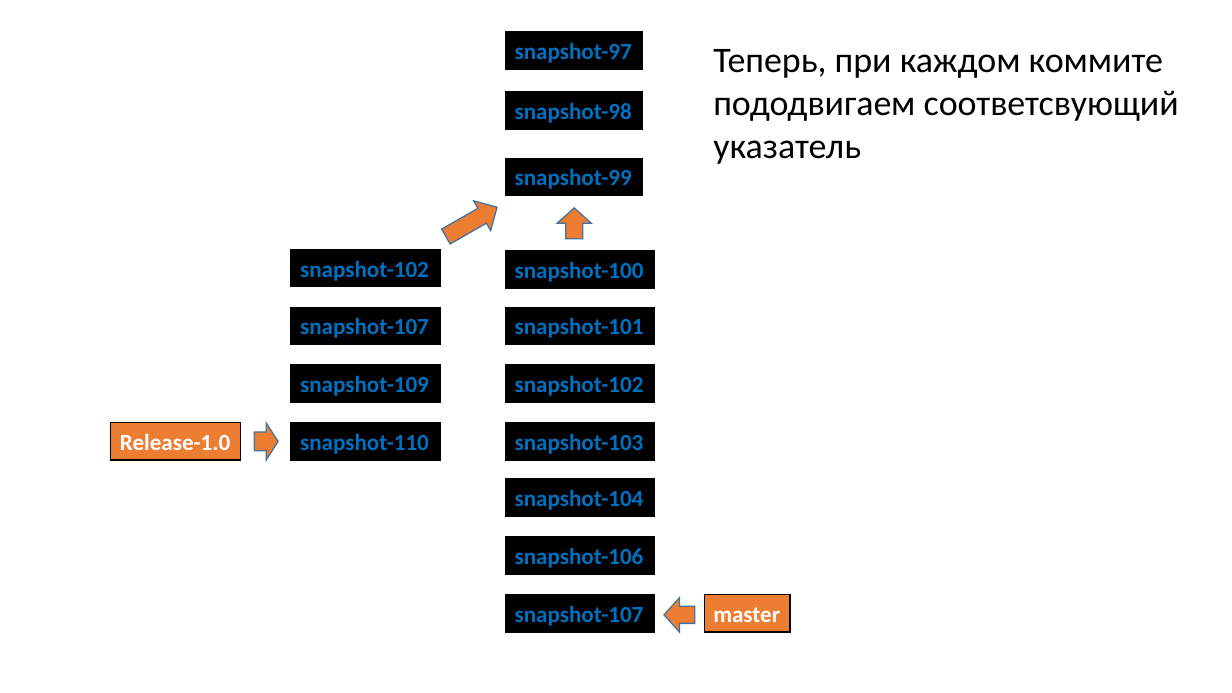
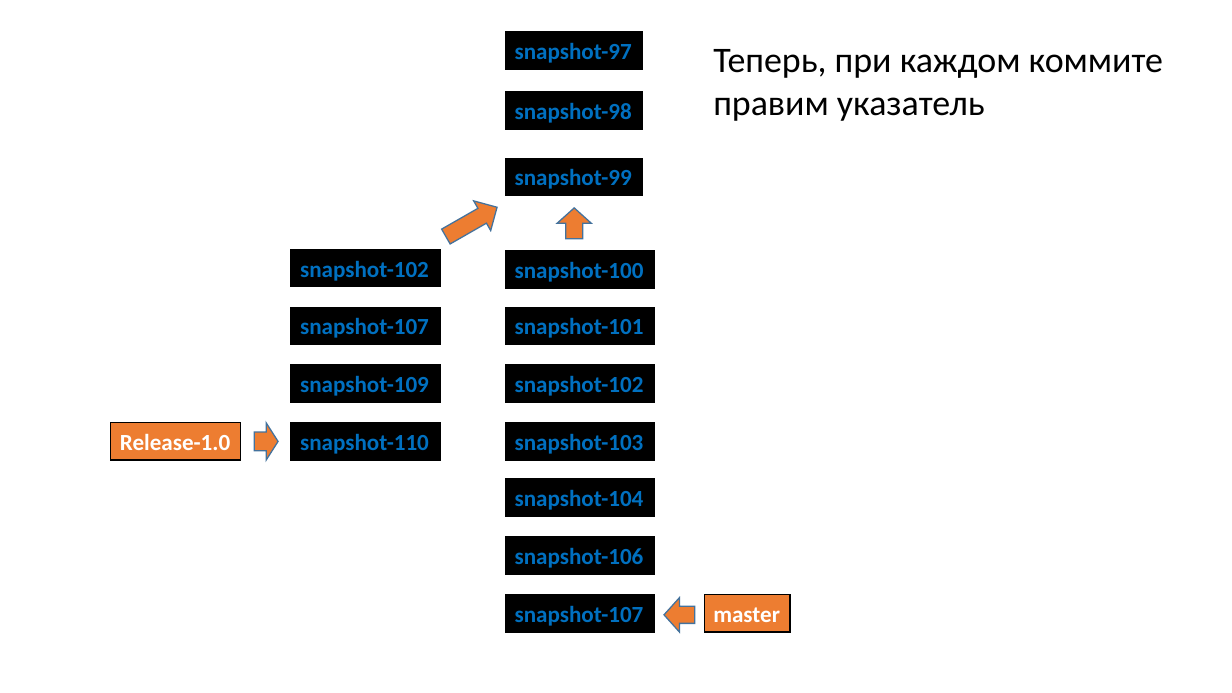
Before and after one commit to dzmitry-varabei/front-end-course, a slide deck: slide 30 of git-commit-code-review/Presentation1.pptx. Drawn at 1232x693 pixels with LibreOffice and Linux fonts; fonts in the diff are those of the drawing. Boxes give left, top, right and bottom in pixels: in the first picture for what was removed or moved away, otherwise in the second. Text is boxed around its words. In the diff, an @@ line names an element or a change of style, - is before the commit and + after.

```diff
--- a/git-commit-code-review/Presentation1.pptx
+++ b/git-commit-code-review/Presentation1.pptx
@@ text at [713, 97, 985, 121]: text changed @@
-пододвигаем соответсвующий
-указатель
+правим указатель
```
Also in this commit, not shown: 5 other slides changed, 3 slides added.
